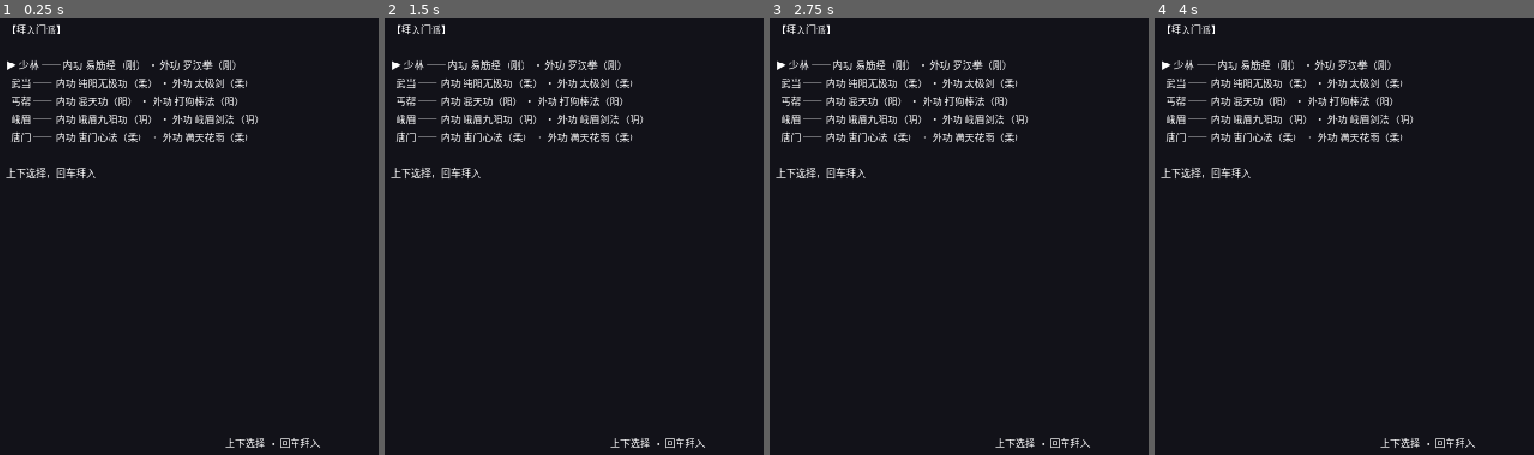
Above: before the commit, frames 1-4 (left to right).
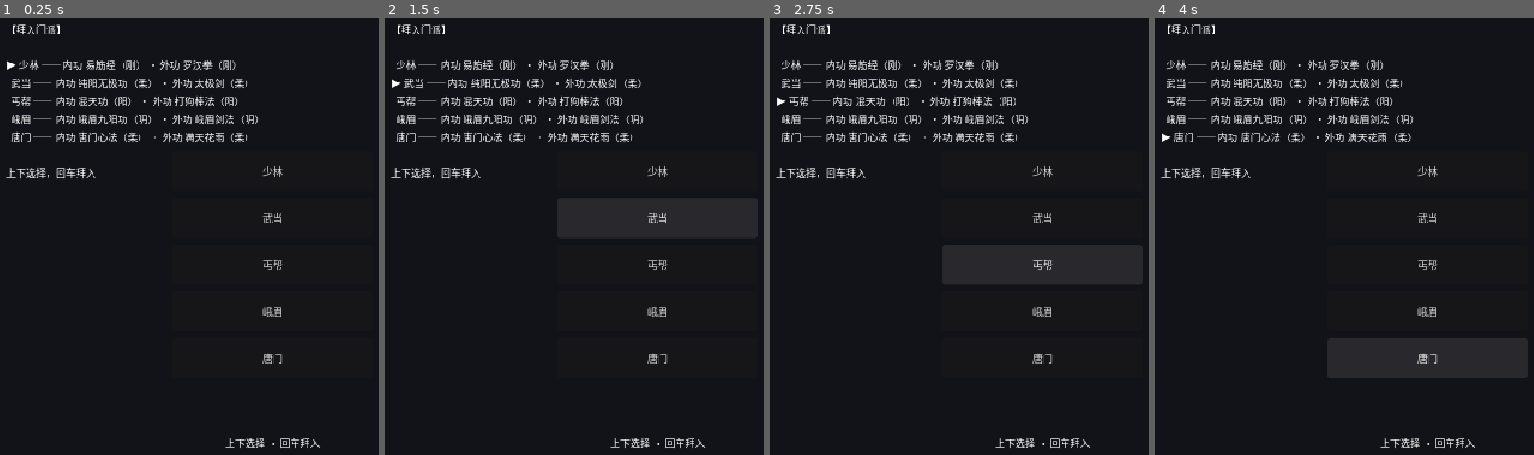
Above: after the commit, the same moments.

Repository: linxuhao/jinyong-heroes
Game: Godot game, scene res://scenes/segments/sect_select.tscn
The game is run twice, just before and just after one commit, with the same random seed, the same clock (stepped at 60 frames per second) and the same inputs. This scene is started directly instead of the project's main scene. Sound files missing from this copy of the repository are replaced by a short silence.
Inputs (mouse positions are in pixels of both pictures, inside the frame that each line leads up to):
- Up to frame 1 (0.25 s): no input
- Up to frame 2 (1.5 s): click (657, 170) at 0.5 s, where only the run after the commit has a clickable "少林"; click (657, 219) at 1.25 s, where only the run after the commit has a clickable "武当"
- Up to frame 3 (2.75 s): click (1042, 262) at 2 s, where only the run after the commit has a clickable "丐帮"
- Up to frame 4 (4 s): click (1427, 310) at 2.75 s, where only the run after the commit has a clickable "峨眉"; click (1427, 358) at 3.5 s, where only the run after the commit has a clickable "唐门"

The runs differ from the first frame. In frame 1, 0.4% of the frame differs, in the area x 69-75%, y 33-80%; in frame 2, 2.0%, in the area x 1-75%, y 9-80%; in frame 3, 2.0%; in frame 4, 2.0%.

Commit message:
dpe_game/t_impl: transition_sect_buttons [jinyong-touch] (5 file(s))

Diff:
--- a/scenes/segments/sect_select.tscn
+++ b/scenes/segments/sect_select.tscn
@@ -15,6 +15,7 @@
 anchors_preset = 15
 anchor_right = 1.0
 anchor_bottom = 1.0
+mouse_filter = 2
 theme_override_styles/panel = SubResource("StyleBoxFlat_backdrop")
 
 [node name="BodyLabel" type="Label" parent="."]
@@ -27,6 +28,7 @@
 offset_top = -200.0
 offset_right = 320.0
 offset_bottom = 200.0
+mouse_filter = 2
 autowrap_mode = 3
 clip_text = false
 text_overrun_behavior = 0
@@ -42,5 +44,71 @@
 offset_top = -56.0
 offset_right = 200.0
 offset_bottom = -16.0
+mouse_filter = 2
 horizontal_alignment = 1
 text = "上下选择 · 回车拜入"
+
+[node name="SectButton0" type="Button" parent="."]
+anchors_preset = 8
+anchor_left = 0.5
+anchor_top = 0.5
+anchor_right = 0.5
+anchor_bottom = 0.5
+offset_left = -120.0
+offset_top = -44.0
+offset_right = 120.0
+offset_bottom = 4.0
+focus_mode = 0
+text = "少林"
+
+[node name="SectButton1" type="Button" parent="."]
+anchors_preset = 8
+anchor_left = 0.5
+anchor_top = 0.5
+anchor_right = 0.5
+anchor_bottom = 0.5
+offset_left = -120.0
+offset_top = 12.0
+offset_right = 120.0
+offset_bottom = 60.0
+focus_mode = 0
+text = "武当"
+
+[node name="SectButton2" type="Button" parent="."]
+anchors_preset = 8
+anchor_left = 0.5
+anchor_top = 0.5
+anchor_right = 0.5
+anchor_bottom = 0.5
+offset_left = -120.0
+offset_top = 68.0
+offset_right = 120.0
+offset_bottom = 116.0
+focus_mode = 0
+text = "丐帮"
+
+[node name="SectButton3" type="Button" parent="."]
+anchors_preset = 8
+anchor_left = 0.5
+anchor_top = 0.5
+anchor_right = 0.5
+anchor_bottom = 0.5
+offset_left = -120.0
+offset_top = 124.0
+offset_right = 120.0
+offset_bottom = 172.0
+focus_mode = 0
+text = "峨眉"
+
+[node name="SectButton4" type="Button" parent="."]
+anchors_preset = 8
+anchor_left = 0.5
+anchor_top = 0.5
+anchor_right = 0.5
+anchor_bottom = 0.5
+offset_left = -120.0
+offset_top = 180.0
+offset_right = 120.0
+offset_bottom = 228.0
+focus_mode = 0
+text = "唐门"
--- a/scenes/segments/transition.tscn
+++ b/scenes/segments/transition.tscn
@@ -15,6 +15,7 @@
 anchors_preset = 15
 anchor_right = 1.0
 anchor_bottom = 1.0
+mouse_filter = 2
 theme_override_styles/panel = SubResource("StyleBoxFlat_backdrop")
 
 [node name="PageLabel" type="Label" parent="."]
@@ -44,5 +45,19 @@
 offset_top = -56.0
 offset_right = 200.0
 offset_bottom = -16.0
+mouse_filter = 2
 horizontal_alignment = 1
 text = "按回车继续"
+
+[node name="NextButton" type="Button" parent="."]
+anchors_preset = 7
+anchor_left = 0.5
+anchor_top = 1.0
+anchor_right = 0.5
+anchor_bottom = 1.0
+offset_left = -80.0
+offset_top = -112.0
+offset_right = 80.0
+offset_bottom = -64.0
+focus_mode = 0
+text = "继续 ▶"
--- a/scripts/segments/sect_select.gd
+++ b/scripts/segments/sect_select.gd
@@ -10,9 +10,28 @@
 ## Surface: last picked sect id ("" until picked).
 var selected_sect_id: String = ""
 
+## Surface: button name -> pressed-signal wired.
+var pressed_connected: Dictionary = {}
+
 
 func _ready() -> void:
+	_wire_sect_buttons()
 	_render()
+
+
+func _wire_sect_buttons() -> void:
+	for i in 5:
+		var btn: Button = get_node_or_null("SectButton%d" % i) as Button
+		if btn == null:
+			continue
+		btn.pressed.connect(_on_sect_pressed.bind(i))
+		pressed_connected["SectButton%d" % i] = btn.get_signal_connection_list("pressed").size() > 0
+
+
+func _on_sect_pressed(i: int) -> void:
+	focus_index = i
+	_render()
+	_pick()
 
 
 func _unhandled_input(event: InputEvent) -> void:
@@ -55,3 +74,7 @@
 		]
 	text += tr("\n上下选择，回车拜入")
 	body.text = text
+	for i in range(rows.size()):
+		var btn: Button = get_node_or_null("SectButton%d" % i) as Button
+		if btn != null:
+			btn.text = tr(str(rows[i]["display_name"]))
--- a/scripts/segments/transition.gd
+++ b/scripts/segments/transition.gd
@@ -16,9 +16,26 @@
 ## Surface: true after the last page routed onward.
 var done: bool = false
 
+## Surface: button name -> pressed-signal wired.
+var pressed_connected: Dictionary = {}
+
 
 func _ready() -> void:
+	_wire_next_button()
 	_render()
+
+
+func _wire_next_button() -> void:
+	var btn: Button = get_node_or_null("NextButton") as Button
+	if btn == null:
+		return
+	btn.pressed.connect(_on_next_pressed)
+	pressed_connected["NextButton"] = btn.get_signal_connection_list("pressed").size() > 0
+
+
+func _on_next_pressed() -> void:
+	if not done:
+		_advance()
 
 
 func _unhandled_input(event: InputEvent) -> void:
@@ -43,3 +60,7 @@
 	var label: Label = get_node_or_null("PageLabel") as Label
 	if label != null:
 		label.text = PAGES[mini(lines_shown, PAGES.size() - 1)]
+	var next_btn: Button = get_node_or_null("NextButton") as Button
+	if next_btn != null:
+		next_btn.text = tr("继续 ▶")
+		next_btn.visible = not done
Not shown, changed: playtest/_common.yaml
